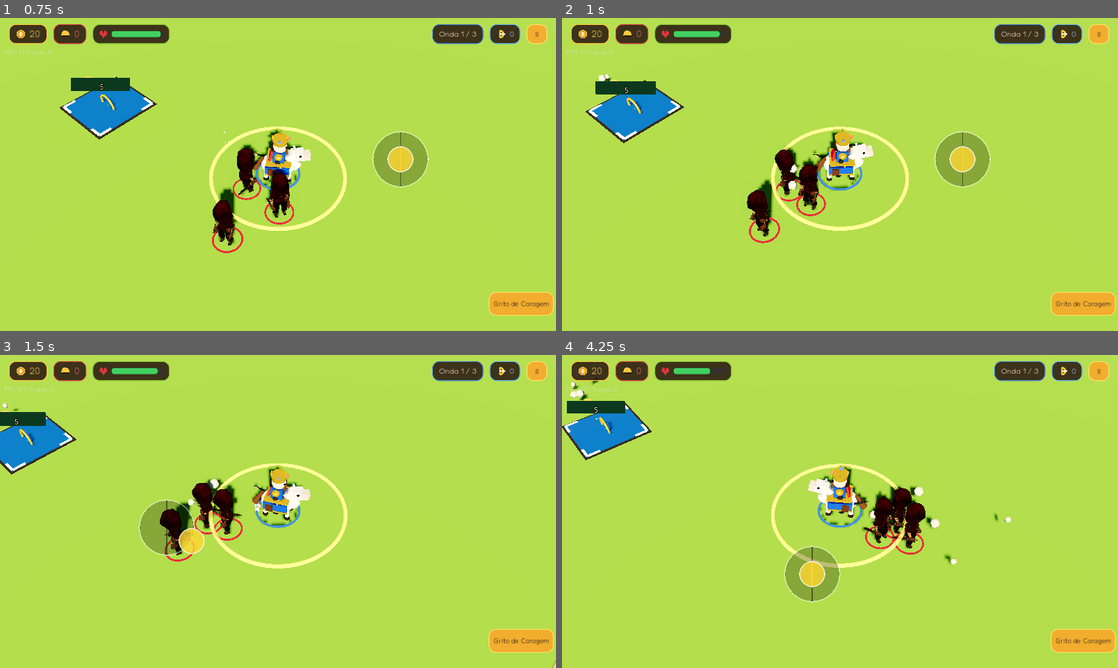
Above: before the commit, frames 1-4 (two rows, left to right).
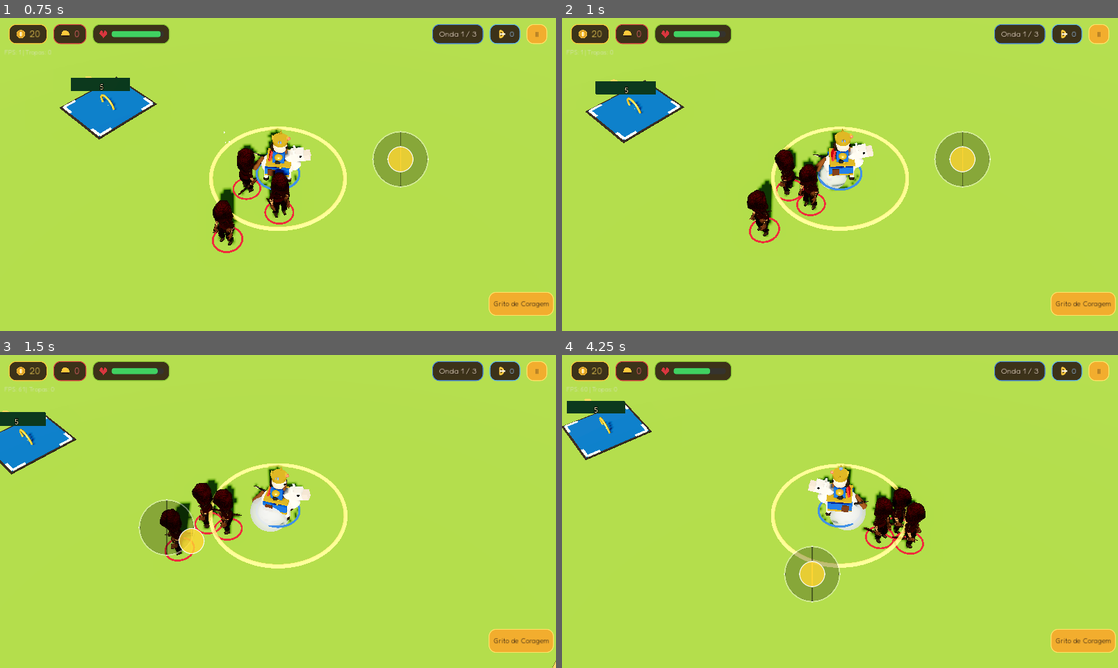
Above: after the commit, the same moments.

Repository: JonathasHenrique/reino-pequenino
Game: Godot game, scene res://scenes/stages/StageCoreTest.tscn
The game is run twice, just before and just after one commit, with the same random seed, the same clock (stepped at 60 frames per second) and the same inputs. This scene is started directly instead of the project's main scene.
Inputs (mouse positions are in pixels of both pictures, inside the frame that each line leads up to):
- Up to frame 1 (0.75 s): tap Enter at 0.5 s; move the mouse to (400, 158) at 0.52 s; hold Right (ui_right) from 0.53 s (still down); click (400, 158) at 0.67 s
- Up to frame 2 (1 s): keep holding Right (ui_right); tap Space at 0.77 s
- Up to frame 3 (1.5 s): release Right (ui_right) at 1.25 s; drag from (166, 527) to (250, 574) at 1.27 s
- Up to frame 4 (4.25 s): move the mouse to (895, 442) at 2.02 s; hold Right (ui_right) 2.03-2.75 s; drag from (812, 574) to (673, 464) at 2.77 s; move the mouse to (1006, 558) at 3.52 s; hold Left (ui_left) from 3.53 s (still down); tap Space at 3.77 s

Frame 1 is identical in both runs. In frame 2, 0.3% of the frame differs, in the area x 6-52%, y 18-55%; in frame 3, 0.5%; in frame 4, 0.7%, in the area x 1-81%, y 8-68%.

Commit message:
Melhora estabilidade móvel e testes de cena

Diff:
--- a/scenes/entities/PuffEffect.tscn
+++ b/scenes/entities/PuffEffect.tscn
@@ -1,17 +1,6 @@
 [gd_scene load_steps=5 format=3]
 
-[sub_resource type="GDScript" id="GDScript_puff"]
-script/source = "extends Node3D
-
-var timer: float = 0.5
-
-func _process(delta: float) -> void:
-	timer -= delta
-	scale += Vector3(delta * 2.0, delta * 2.0, delta * 2.0)
-	position.y += delta * 1.5
-	if timer <= 0.0:
-		queue_free()
-"
+[ext_resource type="Script" path="res://scripts/entities/PuffEffect.gd" id="1_puff"]
 
 [sub_resource type="SphereMesh" id="SphereMesh_cloud"]
 radius = 0.4
@@ -23,7 +12,7 @@
 roughness = 0.9
 
 [node name="PuffEffect" type="Node3D"]
-script = SubResource("GDScript_puff")
+script = ExtResource("1_puff")
 
 [node name="MeshInstance3D" type="MeshInstance3D" parent="."]
 mesh = SubResource("SphereMesh_cloud")
--- a/scripts/core/IsometricCamera.gd
+++ b/scripts/core/IsometricCamera.gd
@@ -10,6 +10,8 @@
 
 var target_node: Node3D = null
 var offset_vector: Vector3
+var shake_remaining: float = 0.0
+var shake_strength: float = 0.0
 
 func _ready() -> void:
 	if not target_path.is_empty():
@@ -32,6 +34,17 @@
 		target_node = GameState.king_node
 
 	if target_node and is_instance_valid(target_node):
-		var target_pos = target_node.global_position + offset_vector
+		var shake_offset := Vector3.ZERO
+		if shake_remaining > 0.0:
+			shake_remaining = maxf(0.0, shake_remaining - delta)
+			var strength := shake_strength * (shake_remaining / 0.22)
+			shake_offset = Vector3(randf_range(-strength, strength), randf_range(-strength, strength), 0.0)
+		else:
+			shake_strength = 0.0
+		var target_pos = target_node.global_position + offset_vector + shake_offset
 		global_position = global_position.lerp(target_pos, follow_speed * delta)
 		look_at(target_node.global_position, Vector3.UP)
+
+func shake(strength: float = 0.12, duration: float = 0.22) -> void:
+	shake_strength = maxf(shake_strength, strength)
+	shake_remaining = maxf(shake_remaining, duration)
--- a/scripts/core/StageMain.gd
+++ b/scripts/core/StageMain.gd
@@ -44,9 +44,12 @@
 var active_towers: Array = []
 var barracks_built: bool = false
 var forge_built: bool = false
+var last_king_hp: int = -1
 
 func _ready() -> void:
 	stage_id = GameState.current_stage
+	last_king_hp = GameState.king_hp
+	GameState.king_hp_changed.connect(_on_king_hp_changed)
 	GameState.start_stage(stage_id)
 	AudioManager.play_music("battle")
 
@@ -83,6 +86,11 @@
 			RenderingServer.get_rendering_info(RenderingServer.RENDERING_INFO_TOTAL_DRAW_CALLS_IN_FRAME)
 		])
 	)
+
+func _on_king_hp_changed(current_hp: int, _max_hp: int) -> void:
+	if last_king_hp >= 0 and current_hp < last_king_hp and camera and camera.has_method("shake"):
+		camera.call("shake", 0.12, 0.22)
+	last_king_hp = current_hp
 
 func _update_pad_statuses() -> void:
 	active_towers = active_towers.filter(func(t): return is_instance_valid(t))
--- a/scripts/entities/Enemy.gd
+++ b/scripts/entities/Enemy.gd
@@ -24,11 +24,20 @@
 var slow_factor: float = 1.0
 var knockback_remaining: float = 0.0
 var knockback_velocity: Vector3 = Vector3.ZERO
+var stuck_time: float = 0.0
+var damage_flash_material: StandardMaterial3D
+var flash_tween: Tween
 
 @onready var visuals: Node3D = $Visuals
 @onready var faction_ring: MeshInstance3D = $FactionRing
 
 func _ready() -> void:
+	damage_flash_material = StandardMaterial3D.new()
+	damage_flash_material.albedo_color = Color.WHITE
+	damage_flash_material.emission_enabled = true
+	damage_flash_material.emission = Color.WHITE
+	damage_flash_material.emission_energy_multiplier = 0.8
+	damage_flash_material.shading_mode = BaseMaterial3D.SHADING_MODE_UNSHADED
 	# Escalonamento de +8% de HP por fase a partir da fase 1
 	var stage_scale = pow(1.08, float(maxi(0, GameState.current_stage - 1)))
 	var diff_scale = 1.0
@@ -150,6 +159,17 @@
 		var dist = to_target.length()
 		if dist > attack_range:
 			var dir = to_target.normalized()
+			if stuck_time >= 0.25:
+				var collision := get_last_slide_collision()
+				if collision:
+					var wall_normal := collision.get_normal()
+					wall_normal.y = 0.0
+					if wall_normal.length_squared() > 0.001:
+						var tangent := Vector3.UP.cross(wall_normal).normalized()
+						if tangent.dot(dir) < 0.0:
+							tangent = -tangent
+						dir = tangent
+				stuck_time = 0.0
 			velocity = dir * move_speed * slow_factor
 			# Os visuais dos inimigos apontam para +Z.
 			var target_rot = atan2(dir.x, dir.z)
@@ -160,6 +180,10 @@
 				_attack_target(target)
 
 		move_and_slide()
+		if velocity.length_squared() > 0.01 and get_position_delta().length_squared() < 0.0004:
+			stuck_time += delta
+		else:
+			stuck_time = 0.0
 
 func _find_target() -> Node3D:
 	# Inimigos terrestres atacam paliçadas no caminho se estiverem muito perto, senão vão ao Rei
@@ -192,6 +216,21 @@
 func _flash_white_and_squash() -> void:
 	if not visuals:
 		return
+	if flash_tween and flash_tween.is_running():
+		flash_tween.kill()
+	var meshes := visuals.find_children("*", "MeshInstance3D", true, false)
+	var previous_overlays: Array[Material] = []
+	for mesh in meshes:
+		previous_overlays.append(mesh.material_overlay)
+		mesh.material_overlay = damage_flash_material
+	flash_tween = create_tween()
+	flash_tween.tween_interval(0.06)
+	flash_tween.tween_callback(func():
+		for index in range(meshes.size()):
+			var mesh := meshes[index] as MeshInstance3D
+			if is_instance_valid(mesh):
+				mesh.material_overlay = previous_overlays[index]
+	)
 	var orig_scale = visuals.scale
 	visuals.scale = orig_scale * Vector3(1.25, 0.75, 1.25)
 	var tw = create_tween()
--- a/scripts/entities/King.gd
+++ b/scripts/entities/King.gd
@@ -12,6 +12,8 @@
 var input_vector: Vector2 = Vector2.ZERO
 var trot_time: float = 0.0
 var step_timer: float = 0.0
+
+const PUFF_SCENE: PackedScene = preload("res://scenes/entities/PuffEffect.tscn")
 
 @onready var coin_stack: Node3D = $CoinStack
 @onready var magnet_area: Area3D = $MagnetArea
@@ -74,7 +76,9 @@
 		if step_timer >= 0.24:
 			step_timer = 0.0
 			var spawn_pos = global_position - visuals.transform.basis.z * 0.35
-			Art.dust_puff(get_parent(), spawn_pos, 4)
+			var puff := PUFF_SCENE.instantiate()
+			get_parent().add_child(puff)
+			puff.follow(self, spawn_pos - global_position)
 
 		# Rotação suave do personagem na direção do movimento
 		# Os visuais do cavalo foram modelados apontando para +Z.
--- /dev/null
+++ b/scripts/entities/PuffEffect.gd
@@ -0,0 +1,23 @@
+extends Node3D
+
+@export var lifetime: float = 0.5
+
+var follow_target: Node3D
+var follow_offset: Vector3 = Vector3.ZERO
+var elapsed: float = 0.0
+
+func follow(target: Node3D, offset: Vector3 = Vector3.ZERO) -> void:
+	follow_target = target
+	follow_offset = offset
+	if is_instance_valid(follow_target):
+		global_position = follow_target.global_position + follow_offset
+
+func _process(delta: float) -> void:
+	elapsed += delta
+	if is_instance_valid(follow_target):
+		global_position = follow_target.global_position + follow_offset
+	else:
+		position.y += delta * 1.5
+	scale += Vector3.ONE * delta * 2.0
+	if elapsed >= lifetime:
+		queue_free()
--- a/scripts/ui/GameHUD.gd
+++ b/scripts/ui/GameHUD.gd
@@ -1,4 +1,6 @@
 extends CanvasLayer
+
+const SafeArea = preload("res://scripts/ui/SafeArea.gd")
 
 # GameHUD.gd - Interface do jogador durante as fases
 # Exibe moedas, vida do rei, botão de habilidade do herói e joystick virtual
@@ -15,10 +17,14 @@
 @onready var pause_overlay: Control = $PauseOverlay
 @onready var resume_button: Button = $PauseOverlay/Panel/VBox/ResumeButton
 @onready var village_button: Button = $PauseOverlay/Panel/VBox/VillageButton
+@onready var top_bar: Control = $TopBar
+@onready var action_container: Control = $ActionContainer
 
 var skill_label: String = "Coragem!"
 
 func _ready() -> void:
+	_apply_safe_area()
+	get_viewport().size_changed.connect(_apply_safe_area)
 	GameState.coins_changed.connect(_on_coins_changed)
 	GameState.spoils_changed.connect(_on_spoils_changed)
 	GameState.king_hp_changed.connect(_on_king_hp_changed)
@@ -42,6 +48,14 @@
 	_on_king_hp_changed(GameState.king_hp, GameState.king_max_hp)
 	_on_troop_count_changed(GameState.active_troops.size())
 	_setup_hero_button()
+
+func _apply_safe_area() -> void:
+	if top_bar:
+		SafeArea.apply_horizontal(top_bar, 20.0, 20.0)
+	if action_container:
+		var insets := SafeArea.horizontal_insets(action_container)
+		action_container.offset_left = -160.0 - insets.y
+		action_container.offset_right = -insets.y
 
 func _on_spoils_changed(amount: int) -> void:
 	if spoil_label:
--- /dev/null
+++ b/scripts/ui/SafeArea.gd
@@ -0,0 +1,18 @@
+extends RefCounted
+
+static func horizontal_insets(control: Control) -> Vector2:
+	var window_size := DisplayServer.window_get_size()
+	var safe_rect := DisplayServer.get_display_safe_area()
+	if window_size.x <= 0 or safe_rect.size.x <= 0:
+		return Vector2.ZERO
+
+	var viewport_size := control.get_viewport().get_visible_rect().size
+	var scale_x := viewport_size.x / float(window_size.x)
+	var left := maxf(0.0, float(safe_rect.position.x) * scale_x)
+	var right := maxf(0.0, float(window_size.x - safe_rect.end.x) * scale_x)
+	return Vector2(left, right)
+
+static func apply_horizontal(control: Control, base_left: float, base_right: float) -> void:
+	var insets := horizontal_insets(control)
+	control.offset_left = base_left + insets.x
+	control.offset_right = -(base_right + insets.y)
--- a/scripts/village/VillageHUD.gd
+++ b/scripts/village/VillageHUD.gd
@@ -1,4 +1,6 @@
 extends CanvasLayer
+
+const SafeArea = preload("res://scripts/ui/SafeArea.gd")
 
 # VillageHUD.gd - Interface da Vila Real do Rei
 # Conecta botões da vila às telas de ajustes, mapa de fases e seleção de heróis
@@ -11,8 +13,12 @@
 @onready var album_button: Button = $TopBar/HBox/AlbumButton
 @onready var trophies_button: Button = $TopBar/HBox/TrophiesButton
 @onready var joystick: Control = get_node_or_null("VirtualJoystick")
+@onready var top_bar: Control = $TopBar
+@onready var bottom_bar: Control = $BottomBar
 
 func _ready() -> void:
+	_apply_safe_area()
+	get_viewport().size_changed.connect(_apply_safe_area)
 	_update_hud()
 	SaveManager.save_saved.connect(_update_hud)
 
@@ -29,6 +35,12 @@
 		album_button.pressed.connect(_on_album_pressed)
 	if trophies_button:
 		trophies_button.pressed.connect(_on_trophies_pressed)
+
+func _apply_safe_area() -> void:
+	if top_bar:
+		SafeArea.apply_horizontal(top_bar, 20.0, 20.0)
+	if bottom_bar:
+		SafeArea.apply_horizontal(bottom_bar, 40.0, 40.0)
 
 func _on_album_pressed() -> void:
 	AudioManager.play_sfx("button_click")
--- /dev/null
+++ b/tests/SmokeTest.tscn
@@ -0,0 +1,6 @@
+[gd_scene load_steps=2 format=3]
+
+[ext_resource type="Script" path="res://tests/smoke_test.gd" id="1_smoke"]
+
+[node name="SmokeTest" type="Node"]
+script = ExtResource("1_smoke")
--- a/tests/smoke_test.gd
+++ b/tests/smoke_test.gd
@@ -1,61 +1,70 @@
-extends SceneTree
+extends Node
 
-# smoke_test.gd - Teste de fumaça real executado DENTRO da engine Godot 4.3 Headless
-# Carrega e instancia cada cena do jogo, roda 1 frame e garante ausência de falhas/crashes
+# smoke_test.gd - Runner de cenas executado pela cena SmokeTest.tscn com autoloads ativos.
 
-func _init() -> void:
+const SCENES: Array[String] = [
+	"res://scenes/ui/MainMenu.tscn",
+	"res://scenes/ui/IntroCutscene.tscn",
+	"res://scenes/ui/EndingCutscene.tscn",
+	"res://scenes/ui/SettingsMenu.tscn",
+	"res://scenes/ui/StoreMenu.tscn",
+	"res://scenes/ui/TrophiesMenu.tscn",
+	"res://scenes/ui/StickerAlbum.tscn",
+	"res://scenes/ui/GameHUD.tscn",
+	"res://scenes/ui/VictoryScreen.tscn",
+	"res://scenes/ui/DefeatScreen.tscn",
+	"res://scenes/ui/RetroFilterOverlay.tscn",
+	"res://scenes/village/Village.tscn",
+	"res://scenes/stages/StageMain.tscn",
+	"res://scenes/stages/StageCoreTest.tscn",
+	"res://scenes/minigames/Challenge10_Catapult.tscn",
+	"res://scenes/minigames/Challenge20_Sudoku.tscn",
+	"res://scenes/minigames/Challenge30_Breakout.tscn",
+	"res://scenes/minigames/Challenge40_BlockPuzzle.tscn",
+	"res://scenes/minigames/Challenge50_Platformer.tscn",
+	"res://scenes/minigames/Challenge60_LaneDefense.tscn"
+]
+
+func _ready() -> void:
+	call_deferred("_run_scenes")
+
+func _run_scenes() -> void:
 	print(">>> INICIANDO SMOKE TEST NO GODOT 4.3 HEADLESS <<<")
-	var scenes = [
-		"res://scenes/ui/MainMenu.tscn",
-		"res://scenes/ui/IntroCutscene.tscn",
-		"res://scenes/ui/EndingCutscene.tscn",
-		"res://scenes/ui/SettingsMenu.tscn",
-		"res://scenes/ui/StoreMenu.tscn",
-		"res://scenes/ui/TrophiesMenu.tscn",
-		"res://scenes/ui/StickerAlbum.tscn",
-		"res://scenes/ui/GameHUD.tscn",
-		"res://scenes/ui/VictoryScreen.tscn",
-		"res://scenes/ui/DefeatScreen.tscn",
-		"res://scenes/ui/RetroFilterOverlay.tscn",
-		"res://scenes/village/Village.tscn",
-		"res://scenes/stages/StageMain.tscn",
-		"res://scenes/stages/StageCoreTest.tscn",
-		"res://scenes/minigames/Challenge10_Catapult.tscn",
-		"res://scenes/minigames/Challenge20_Sudoku.tscn",
-		"res://scenes/minigames/Challenge30_Breakout.tscn",
-		"res://scenes/minigames/Challenge40_BlockPuzzle.tscn",
-		"res://scenes/minigames/Challenge50_Platformer.tscn",
-		"res://scenes/minigames/Challenge60_LaneDefense.tscn"
-	]
-
-	var passed = 0
-	var failed = 0
-
-	for s_path in scenes:
-		print("Testando cena: ", s_path)
-		var packed = load(s_path)
-		if not packed:
-			print("FALHA AO CARREGAR: ", s_path)
+	var passed := 0
+	var failed := 0
+	for scene_path in SCENES:
+		print("Testando cena: ", scene_path)
+		var packed := load(scene_path) as PackedScene
+		if not packed or not _scripts_can_instantiate(packed):
+			print("FALHA AO CARREGAR/COMPILAR: ", scene_path)
 			failed += 1
 			continue
-		var inst = packed.instantiate()
-		if not inst:
-			print("FALHA AO INSTANCIAR: ", s_path)
+		var instance := packed.instantiate()
+		if not instance:
+			print("FALHA AO INSTANCIAR: ", scene_path)
 			failed += 1
 			continue
-		root.add_child(inst)
-		inst.queue_free()
+		get_tree().root.add_child(instance)
+		await get_tree().process_frame
+		instance.queue_free()
+		await get_tree().process_frame
 		passed += 1
 		print("  -> OK!")
 
 	print("============================================")
 	print("RESULTADO DO TESTE NO MOTOR GODOT:")
-	print("Aprovados: ", passed, " / ", scenes.size())
+	print("Aprovados: ", passed, " / ", SCENES.size())
 	print("Falhas: ", failed)
 	print("============================================")
+	get_tree().quit(1 if failed > 0 else 0)
 
-	if failed > 0:
-		quit(1)
-	else:
-		print("🎉 TODAS AS CENAS RODARAM COM 100% DE SUCESSO NO GODOT 4.3!")
-		quit(0)
+func _scripts_can_instantiate(packed: PackedScene) -> bool:
+	var state := packed.get_state()
+	for node_index in range(state.get_node_count()):
+		for property_index in range(state.get_node_property_count(node_index)):
+			if state.get_node_property_name(node_index, property_index) != "script":
+				continue
+			var script := state.get_node_property_value(node_index, property_index) as Script
+			if not script or not script.can_instantiate():
+				return false
+	return true
